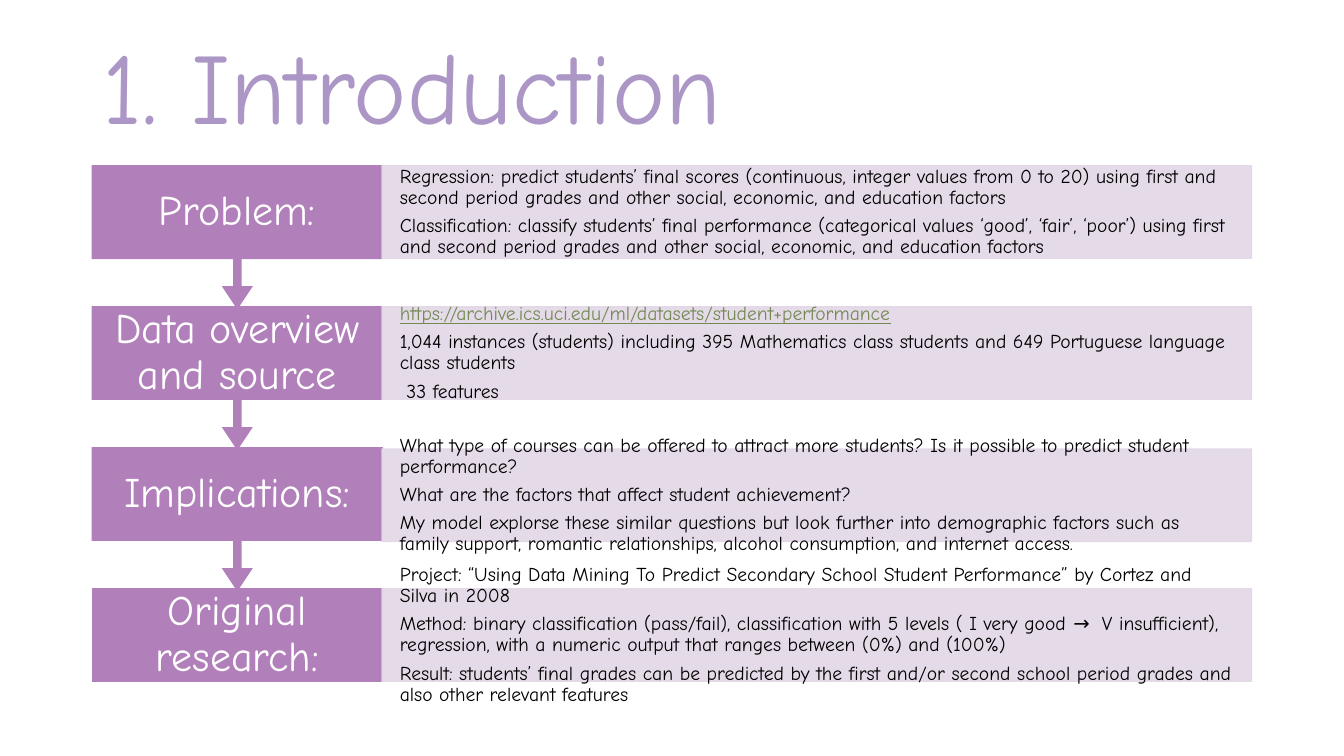
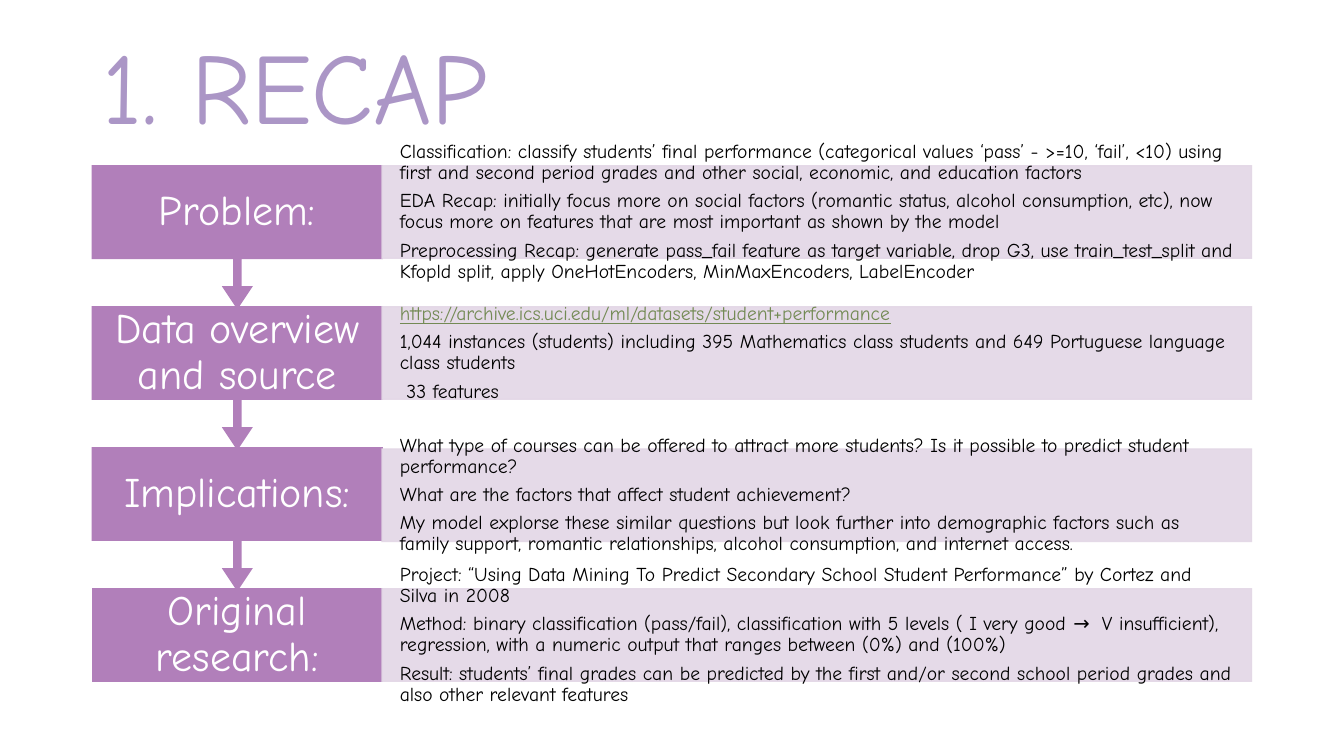
Before and after one commit to annieptba/data1030_project, a slide deck: slide 3 of reports/Final_Presentation_AnniePhan.pptx. Drawn at 1344x756 pixels with LibreOffice and Linux fonts; fonts in the diff are those of the drawing. Boxes give left, top, right and bottom in pixels: in the first picture for what was removed or moved away, otherwise in the second. Text is boxed around its words. In the diff, an @@ line names an element or a change of style, - is before the commit and + after.

```diff
--- a/reports/Final_Presentation_AnniePhan.pptx
+++ b/reports/Final_Presentation_AnniePhan.pptx
@@ title at bbox=[102, 55, 488, 156]: text changed @@
-1. Introduction
+1. RECAP
@@ text at bbox=[400, 142, 1232, 282]: text changed @@
-Regression: predict students’ final scores (continuous, integer values from 0 to 20) using first and second period grades and other social, economic, and education factors
-Classification: classify students’ final performance (categorical values ‘good’, ‘fair’, ‘poor’) using first and second period grades and other social, economic, and education factors
+Classification: classify students’ final performance (categorical values ‘pass’ - >=10, ‘fail’, <10) using first and second period grades and other social, economic, and education factors
+EDA Recap: initially focus more on social factors (romantic status, alcohol consumption, etc), now focus more on features that are most important as shown by the model
+Preprocessing Recap: generate pass_fail feature as target variable, drop G3, use train_test_split and Kfopld split, apply OneHotEncoders, MinMaxEncoders, LabelEncoder
```
Also in this commit, not shown: 12 other slides changed, 3 slides removed, 3 other files.
